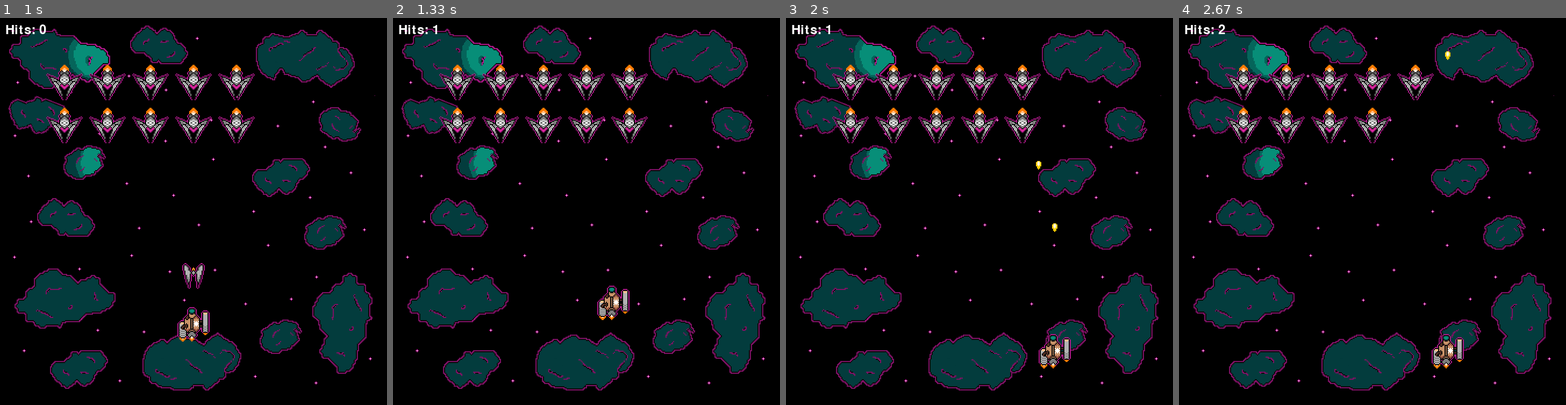
Above: before the commit, frames 1-4 (left to right).
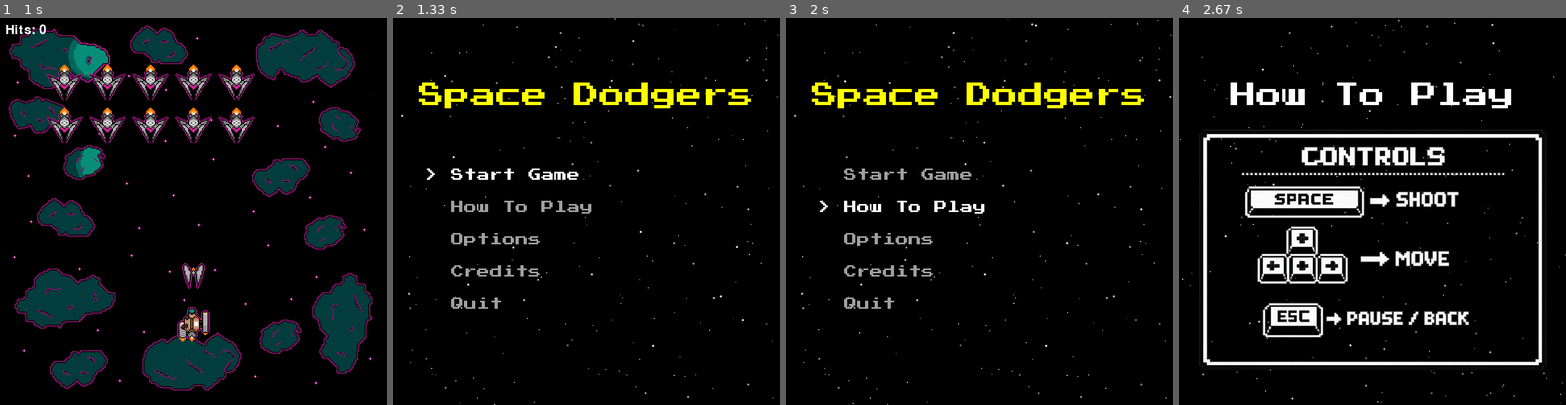
Above: after the commit, the same moments.

Repository: software-engineering-game/pygame-game
Game: pygame game, started from main.py
Same seed, same stepped clock (60 frames per second), same inputs: the game is played once before the commit and once after it.
Inputs:
- Up to frame 1 (1 s): tap Enter at 0.33 s; hold Up from 0.67 s (still down)
- Up to frame 2 (1.33 s): release Up at 1.13 s; hold R from 1.17 s (still down); hold Right from 1.17 s (still down); tap Space at 1.23 s
- Up to frame 3 (2 s): tap Space at 1.53, 1.73 s; release R at 1.63 s; release Right at 1.63 s; hold Down 1.67-1.97 s
- Up to frame 4 (2.67 s): tap Enter at 2 s

Frame 1 is identical in both runs. In frame 2, 25% of the frame differs, in the area x 1-100%, y 0-100%; in frame 3, 25%; in frame 4, 34%, in the area x 0-100%, y 0-100%.

Commit message:
Added death screen, fixed pause resume and spawn bug

Diff:
--- /dev/null
+++ b/states/death_state.py
@@ -0,0 +1,50 @@
+# states/death_state.py
+
+import pygame
+from states.base_state import State
+from states.main_menu_state import MainMenuState
+from states import settings
+
+
+class DeathState(State):
+    def __init__(self, message="You Died"):
+        self.message = message
+        self.title_font = None
+        self.info_font = None
+
+    def on_enter(self, app):
+        #ADDED: load fonts when entering death screen
+        self.title_font = pygame.font.Font(None, 96)
+        self.info_font = pygame.font.Font(None, 36)
+
+    def on_exit(self, app):
+        # Nothing to clean up right now
+        pass
+
+    def handle_event(self, app, event):
+    # ADDED: controls for death screen
+        if event.type == pygame.KEYDOWN:
+         if event.key == pygame.K_r:
+            #ADDED: reset saved player position so new game starts fresh
+            from states.game_state import GameState
+            GameState.saved_player_position = None
+
+            app.change_state(MainMenuState())
+        elif event.key in (pygame.K_ESCAPE, pygame.K_q):
+            app.running = False
+
+    def update(self, app, dt):
+        # No updates needed for a static screen
+        pass
+
+    def draw(self, app, screen):
+        #ADDED: draw death screen
+        screen.fill((0, 0, 0))
+
+        title = self.title_font.render(self.message, True, (255, 0, 0))
+        title_rect = title.get_rect(center=(settings.WIDTH // 2, settings.HEIGHT // 2 - 40))
+        screen.blit(title, title_rect)
+
+        info = self.info_font.render("Press R to go to Menu | Press Q or ESC to Quit", True, (255, 255, 255))
+        info_rect = info.get_rect(center=(settings.WIDTH // 2, settings.HEIGHT // 2 + 40))
+        screen.blit(info, info_rect)
--- a/states/game_state.py
+++ b/states/game_state.py
@@ -2,6 +2,7 @@
 import os
 from states.base_state import State
 from states import settings
+from states.death_state import DeathState  #ADDED: death screen
 
 # This exists to key out spritesheet backgrounds
 SHEET_BG = (160, 200, 152)
@@ -215,6 +216,10 @@
 
         player_pos = (self.player.rect.x, self.player.rect.y)
         self.enemy_ships.update(player_pos=player_pos)
+                # ✅ ADDED: if enemy touches player -> go to death screen
+        if pygame.sprite.spritecollide(self.player, self.enemy_ships, False):
+            app.change_state(DeathState("You Died"))
+            return
 
         # Update shooting cooldown
         if not self.player.can_shoot:
--- a/states/pause_state.py
+++ b/states/pause_state.py
@@ -45,13 +45,15 @@
 
     def handle_event(self, app, event):
         if event.type == pygame.KEYDOWN and event.key == pygame.K_ESCAPE:
-            app.change_state(self.previous_state)
+            #ADDED: resume without re-running GameState.on_enter()
+            app.state = self.previous_state
             return
 
         if event.type == pygame.MOUSEBUTTONDOWN and event.button == 1:
             if self.resume_button.collidepoint(event.pos):
-                app.change_state(self.previous_state)
-                return
+                  #ADDED: resume without re-running GameState.on_enter()
+                    app.state = self.previous_state
+                    return
             elif self.quit_button.collidepoint(event.pos):
                 from states.confirm_quit_state import ConfirmQuitState
                 app.change_state(ConfirmQuitState(self))
